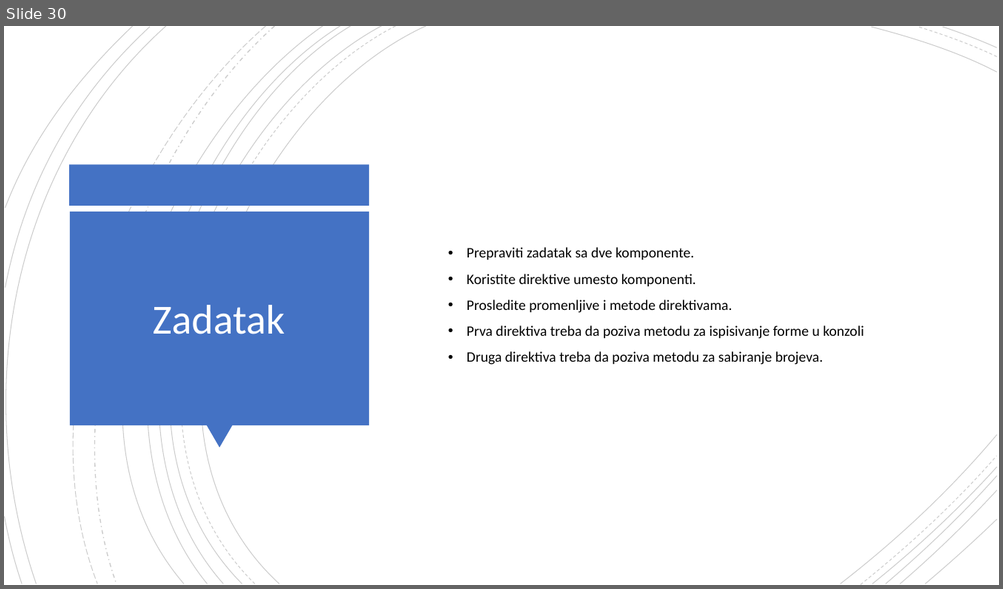
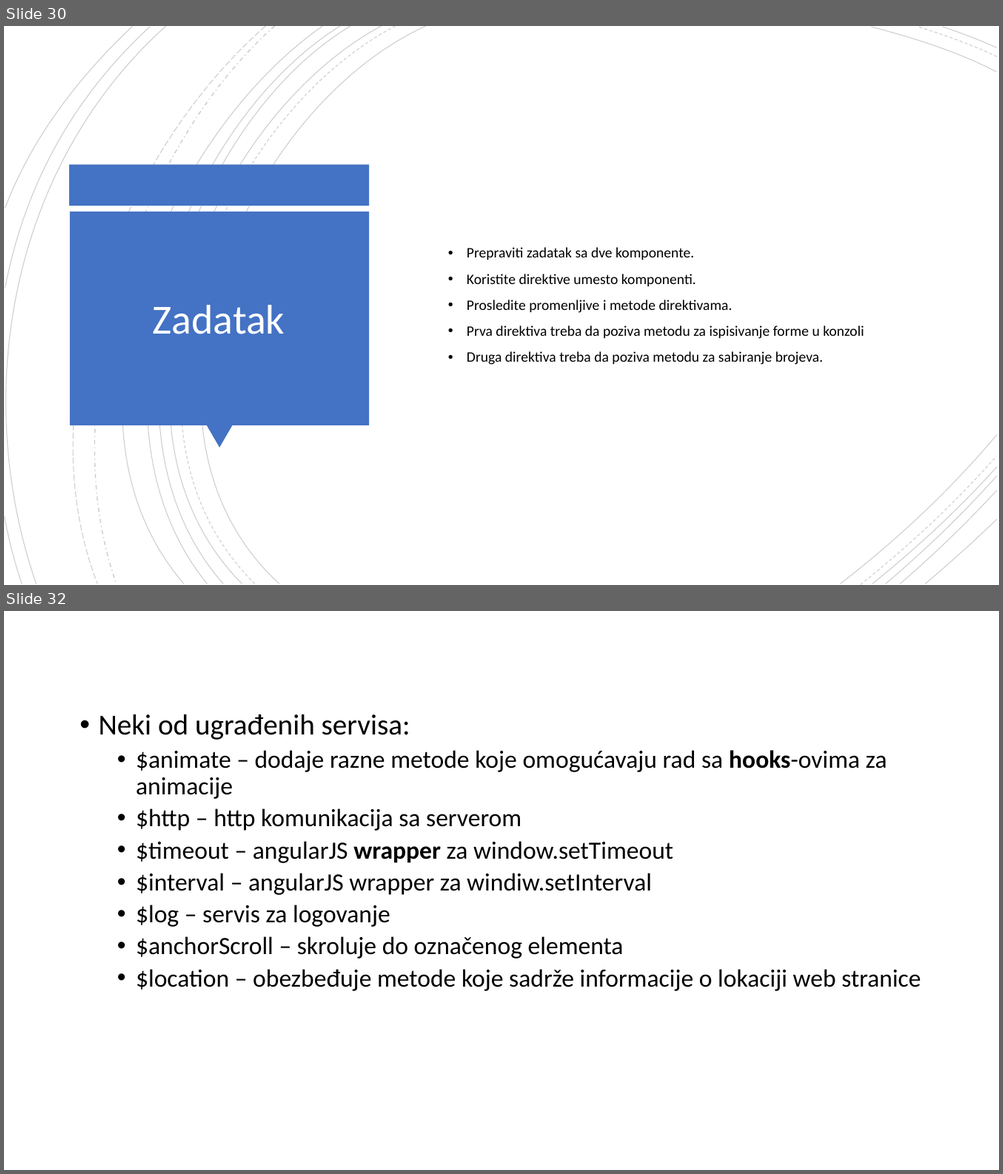
Before and after one commit to daniloMogin/kurs, a slide deck: AngularJS.pptx. Shown one above the other, each under a label of ours: slide 30 before the commit, slides 30 and 32 after it; the slides between them are not shown. The pictures are 1003x589 and 1003x1174 pixels, drawn with LibreOffice and Linux fonts; fonts in the diff are those of the drawing. Boxes give left, top, right and bottom in pixels: in the first picture for what was removed or moved away, otherwise in the second. Text is boxed around its words. In the diff, an @@ line names an element or a change of style, - is before the commit and + after.

```diff
--- a/AngularJS.pptx
+++ b/AngularJS.pptx
@@ slide 32 added at box(4, 611, 999, 1170), background #FFFFFF @@
@@ text added at box(99, 714, 920, 991), 24 pt, text #000000 @@
+• Neki od ugrađenih servisa:
+  • $animate – dodaje razne metode koje omogućavaju rad sa hooks-ovima za animacije
+  • $http – http komunikacija sa serverom
+  • $timeout – angularJS wrapper za window.setTimeout
+  • $interval – angularJS wrapper za windiw.setInterval
+  • $log – servis za logovanje
+  • $anchorScroll – skroluje do označenog elementa
+  • $location – obezbeđuje metode koje sadrže informacije o lokaciji web stranice
```
Also in this commit, not shown: 6 other slides added, 45 other files.
